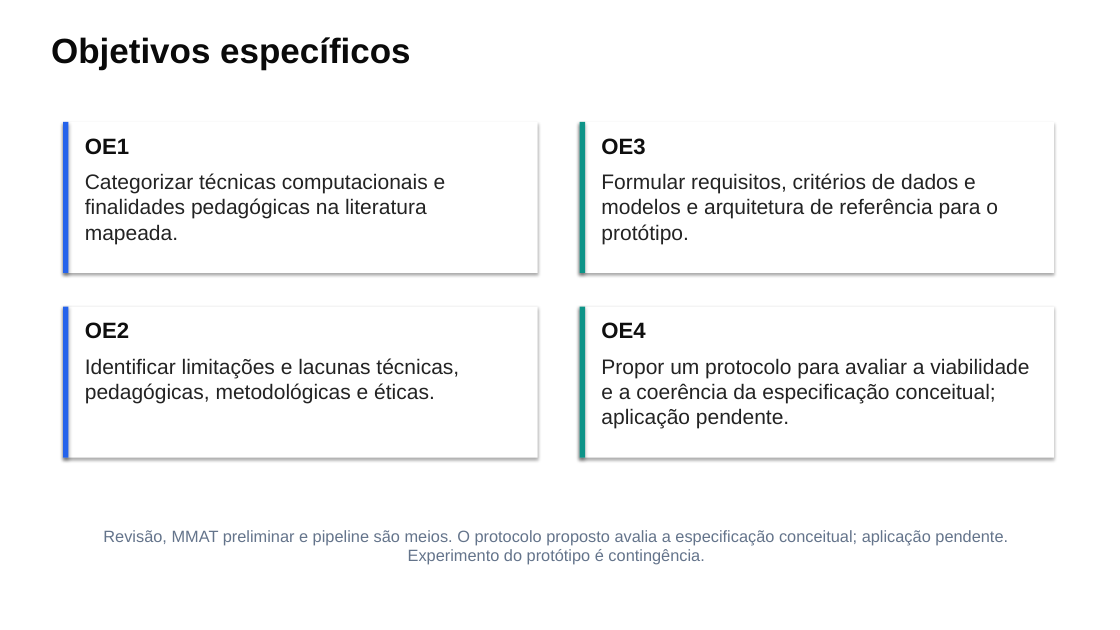
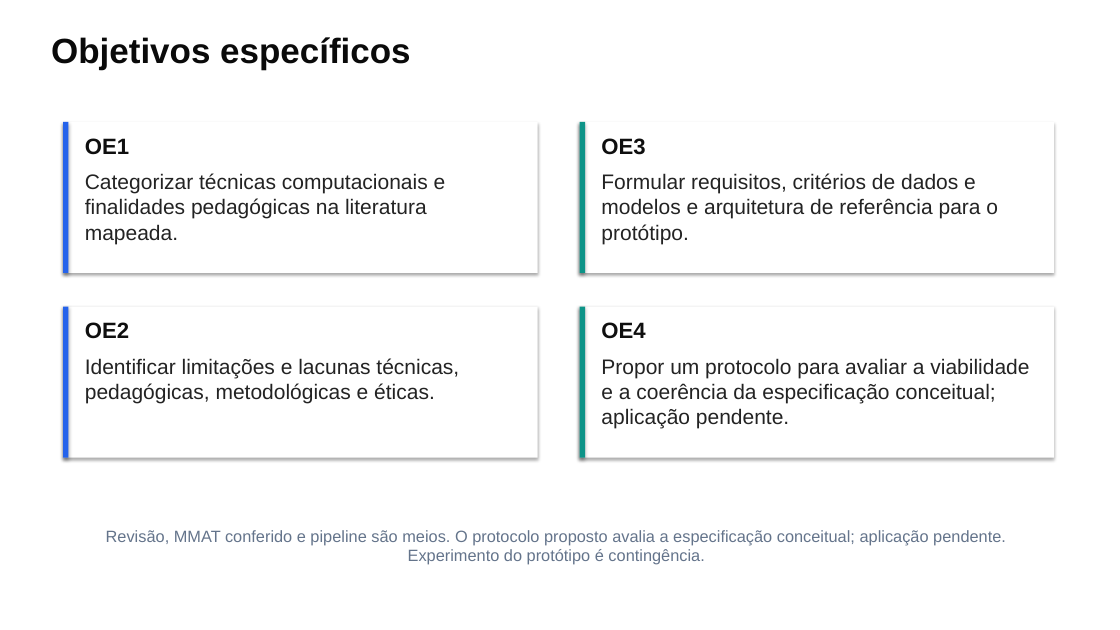
Before and after one commit to thalesfb/ccw, a slide deck: slide 4 of results/tcc/presentation/ensino_personalizado_de_matematica_tcc.pptx. Drawn at 1120x630 pixels with LibreOffice and Linux fonts; fonts in the diff are those of the drawing. Boxes give left, top, right and bottom in pixels: in the first picture for what was removed or moved away, otherwise in the second. Text is boxed around its words. In the diff, an @@ line names an element or a change of style, - is before the commit and + after.

Commit message:
:memo: docs(tcc): record author MMAT conference and recount (#165)
The author checked the 98 MMAT responses of the 14 studies with retrieved
full texts. Three answers changed (6915 Q3, 6916 Q2, 6917 Q5) and study 14
moves from category 2 to category 3 as a declared quasi-experiment.
Ledger, follow-up questions, tables, TCC text, deck, PPTX, site and README
now report the conferred appraisal; mixed-method components, screening and
extraction remain AI-assisted. Tests pinned to the previous state were
updated with the author's authorization.

```diff
--- a/results/tcc/presentation/ensino_personalizado_de_matematica_tcc.pptx
+++ b/results/tcc/presentation/ensino_personalizado_de_matematica_tcc.pptx
@@ text at (106,530,1006,565): text changed @@
-Revisão, MMAT preliminar e pipeline são meios. O protocolo proposto avalia a especificação conceitual; aplicação pendente. Experimento do protótipo é contingência.
+Revisão, MMAT conferido e pipeline são meios. O protocolo proposto avalia a especificação conceitual; aplicação pendente. Experimento do protótipo é contingência.
```
Also in this commit, not shown: 3 other slides changed, 36 other files.
